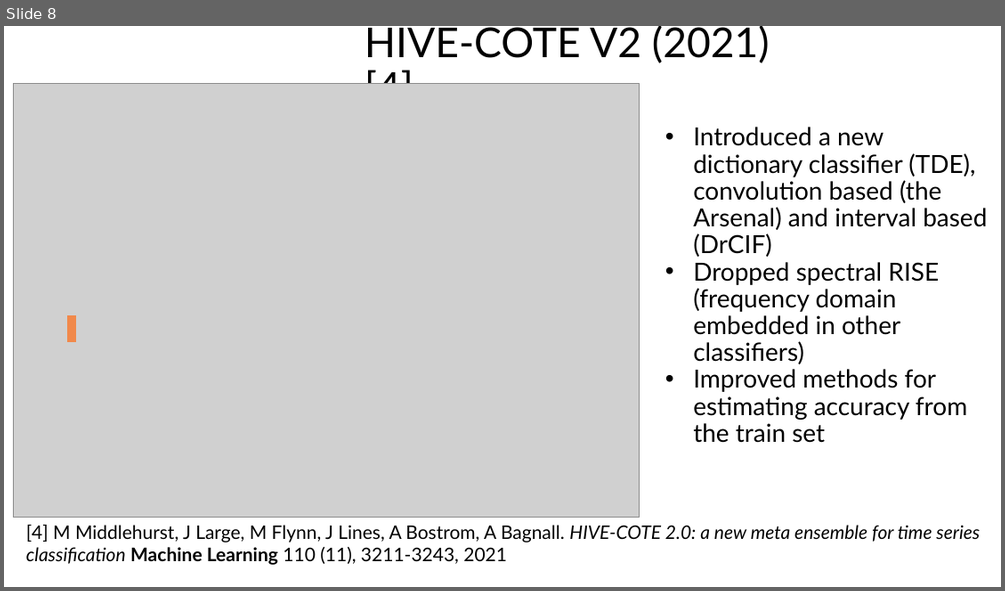
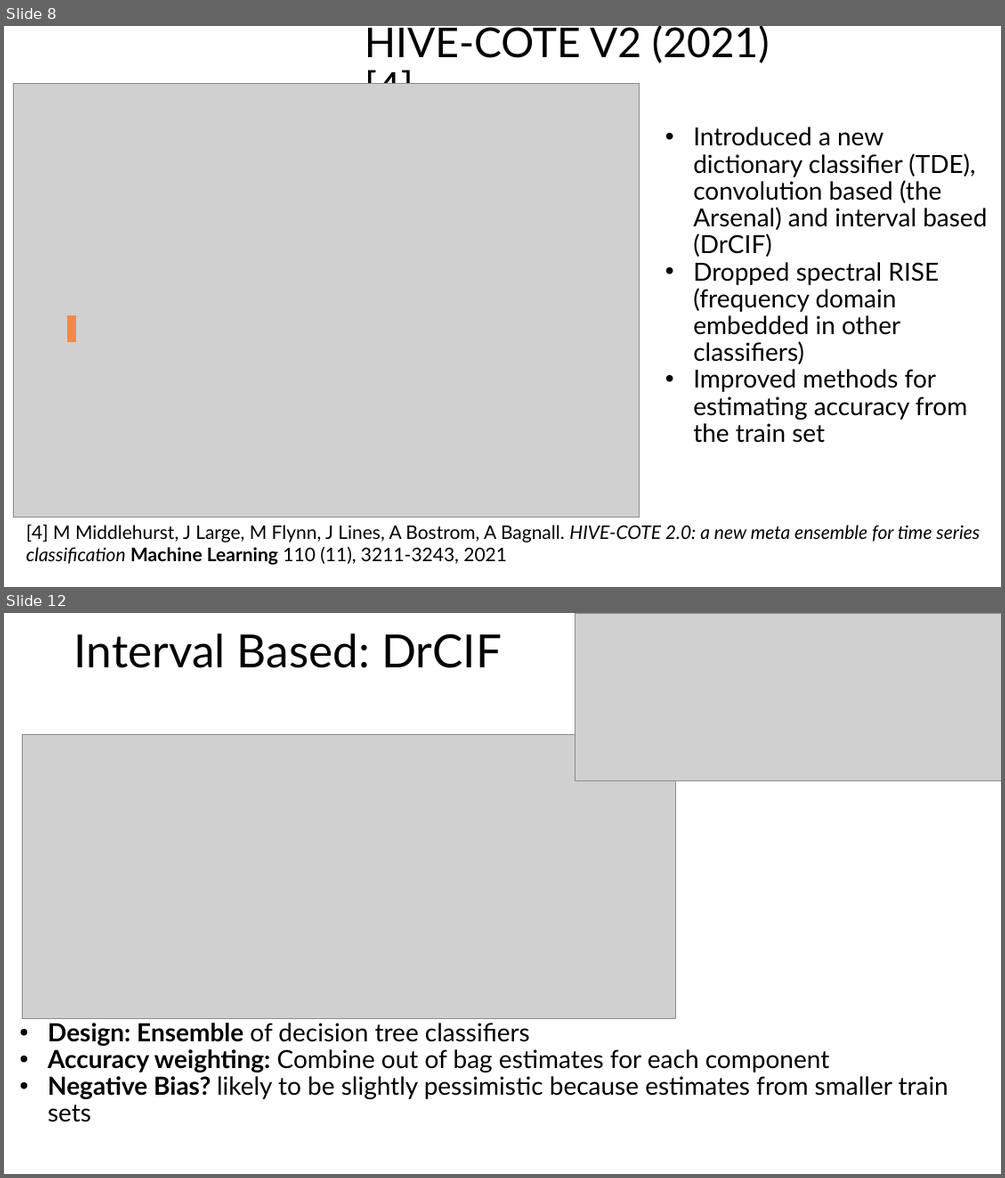
Before and after one commit to aeon-toolkit/aeon-tutorials, a slide deck: KDD-2024/Slides/part9_hybrids.pptx. Shown one above the other, each under a label of ours: slide 8 before the commit, slides 8 and 12 after it; the slides between them are not shown. The pictures are 1005x591 and 1005x1178 pixels, drawn with LibreOffice and Linux fonts; fonts in the diff are those of the drawing; grey boxes stand for pictures. Boxes give left, top, right and bottom in pixels: in the first picture for what was removed or moved away, otherwise in the second. Text is boxed around its words. In the diff, an @@ line names an element or a change of style, - is before the commit and + after.

```diff
--- a/KDD-2024/Slides/part9_hybrids.pptx
+++ b/KDD-2024/Slides/part9_hybrids.pptx
@@ slide 12 added at [4,613,1001,1174], background #FFFFFF @@
@@ title added at [74,633,502,668], 44 pt, text #000000 @@
+Interval Based: DrCIF
@@ picture added at [574,613,1001,781] @@
@@ picture added at [23,735,676,1019] @@
@@ text added at [48,1022,948,1122], 24 pt, text #000000 @@
+• Design: Ensemble of decision tree classifiers
+• Accuracy weighting: Combine out of bag estimates for each component
+• Negative Bias? likely to be slightly pessimistic because estimates from smaller train sets
```
Also in this commit, not shown: 3 slides changed, 4 other slides added, 4 slides removed, 2 other files.
